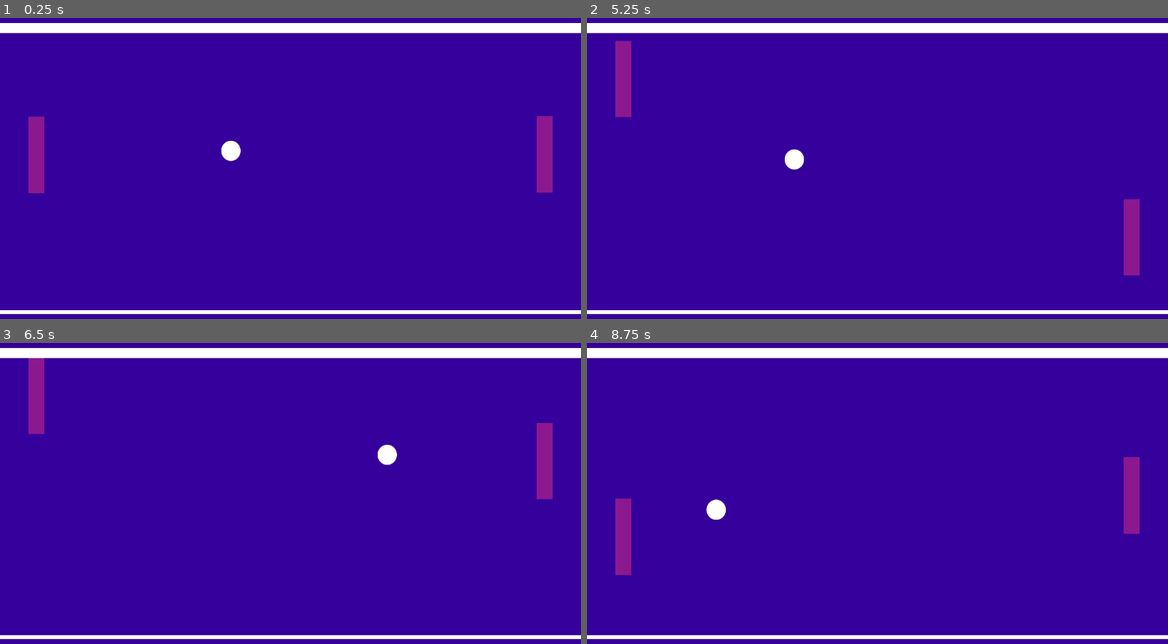
Above: before the commit, frames 1-4 (two rows, left to right).
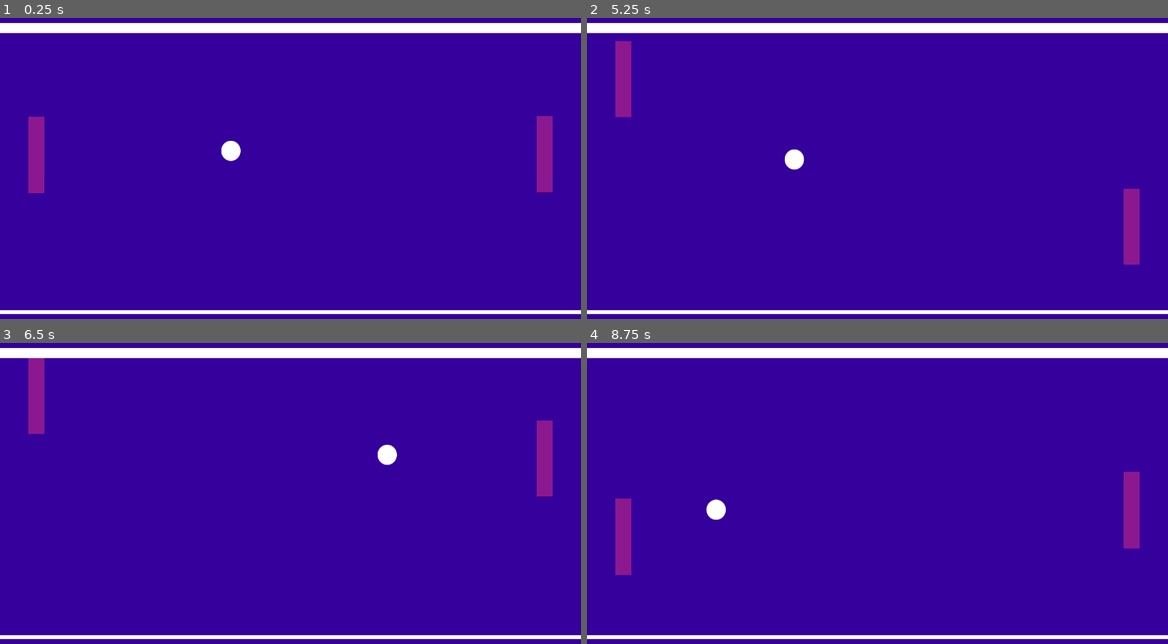
Above: after the commit, the same moments.

Repository: ItlumNaimad/GameProgramming
Game: Godot game, scene res://scenes/stage.tscn
Two runs of this game, one before a commit and one after it. Both use one fixed random seed, a clock stepped at 60 frames per second and the inputs below.
Inputs:
- Up to frame 1 (0.25 s): no input
- Up to frame 2 (5.25 s): hold Up (ui_up) 0.53-2.03 s; hold Down (ui_down) 2.03-4.28 s; hold Up (ui_up) from 4.28 s (still down)
- Up to frame 3 (6.5 s): keep holding Up (ui_up)
- Up to frame 4 (8.75 s): release Up (ui_up) at 8.03 s; hold Down (ui_down) from 8.03 s (still down)

The runs differ from the first frame. In frame 1, less than 0.1% of the frame differs, in the area x 92-96%, y 57-58%; in frame 2, 0.2%; in frame 3, less than 0.1%; in frame 4, 0.3%, in the area x 20-96%, y 37-69%.

Commit message:
Again rework AI paddle

Diff:
--- a/lab1/scripts/palette.gd
+++ b/lab1/scripts/palette.gd
@@ -2,16 +2,39 @@
 
 @onready var ball: CharacterBody2D = $"../ball"
 
-var speed = 180
+var speed = 250
 var direction_x = 0
 var direction_y = 0
 # _process działa 8 razy wolniej niż _physics_process
 func _physics_process(delta):
-	# przesuwanie paletki z pominięciem fizyki silnika
-	if ball.position.y < global_position.y:
-		direction_y = -1
-	elif ball.position.y > global_position.y:
-		direction_y = 1
-	velocity.y = direction_y * speed
-	move_and_collide(Vector2(0, velocity.y * delta))
-	# global_position.y = move_toward(global_position.y, ball.global_position.y, speed*delta)
+	# 1. Określ pozycję docelową (Y piłki)
+	var target_y = ball.global_position.y
+
+	# 2. Oblicz maksymalny ruch w tej klatce
+	var max_step = speed * delta
+
+	# 3. Użyj move_toward, aby obliczyć nową pozycję Y.
+	#    Funkcja ta przesunie 'global_position.y' w kierunku 'target_y'
+	#    o maksymalnie 'max_step', zatrzymując się idealnie na celu.
+	var new_y = move_toward(global_position.y, target_y, max_step)
+
+	# 4. Oblicz prędkość potrzebną, aby dostać się z obecnej pozycji
+	#    do nowej pozycji w ciągu jednej klatki fizyki (delta).
+	#    To jest kluczowy krok, aby velocity odzwierciedlało ruch!
+	velocity.y = (new_y - global_position.y) / delta
+
+	# 5. Zablokuj oś X
+	velocity.x = 0
+
+	# 6. Wywołaj move_and_slide(), który użyje obliczonej prędkości
+	move_and_slide()
+# Stare próby rozwiązania poruszania się
+#func _process(delta):
+	## przesuwanie paletki z pominięciem fizyki silnika
+	#if ball.position.y < global_position.y:
+		#direction_y = -1
+	#elif ball.position.y > global_position.y:
+		#direction_y = 1
+	#velocity.y = direction_y * speed
+	#move_and_collide(Vector2(0, velocity.y * delta))
+	## global_position.y = move_toward(global_position.y, ball.global_position.y, speed*delta)
